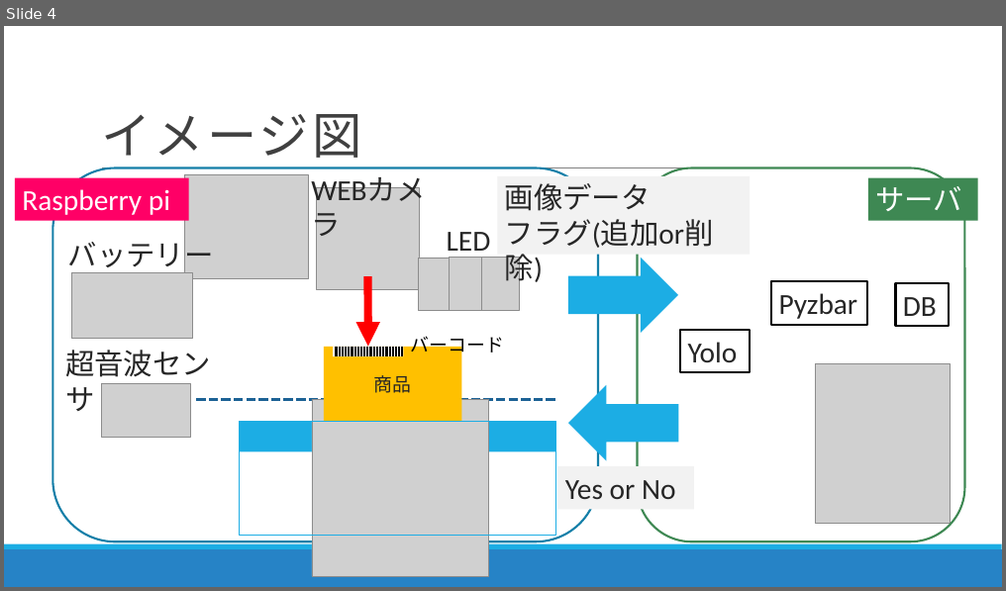
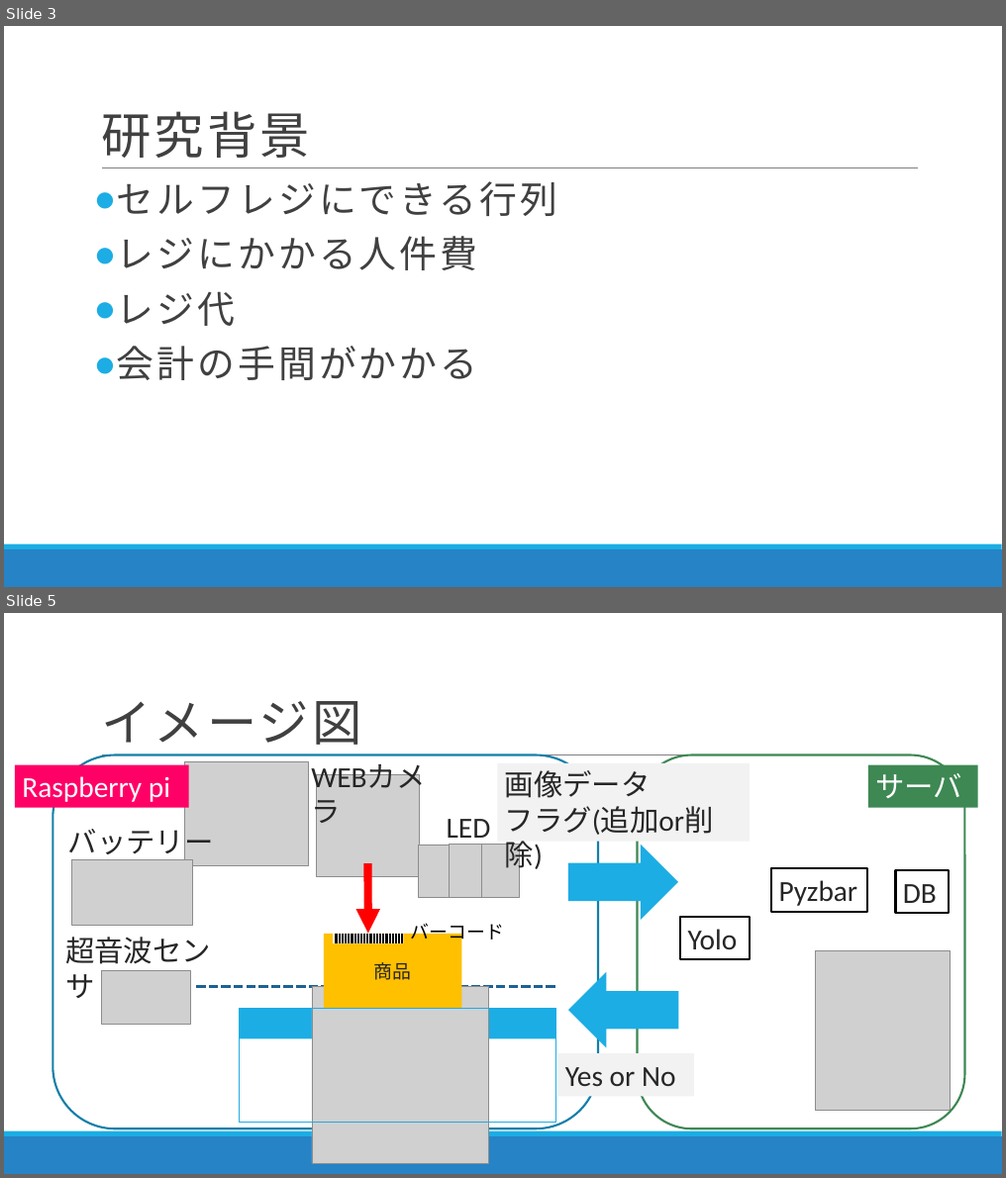
Before and after one commit to DJ956/YoloBarcodeReader, a slide deck: プレゼン/中間報告_danbara.pptx. Shown one above the other, each under a label of ours: slide 4 before the commit, slides 3 and 5 after it; the slides between them are not shown. The pictures are 1006x591 and 1006x1178 pixels, drawn with LibreOffice and Linux fonts; fonts in the diff are those of the drawing; grey boxes stand for pictures. Boxes give left, top, right and bottom in pixels: in the first picture for what was removed or moved away, otherwise in the second. Text is boxed around its words. In the diff, an @@ line names an element or a change of style, - is before the commit and + after.

```diff
--- a/プレゼン/中間報告_danbara.pptx
+++ b/プレゼン/中間報告_danbara.pptx
@@ slide 3 added at (4,26,1002,587), background #FFFFFF; not listed: 3 template elements that a slide beside it also shows @@
@@ title added at (101,111,310,158), 48 pt, text #404040 @@
+研究背景
@@ text added at (117,181,558,380), 36 pt, text #404040 @@
+● セルフレジにできる行列
+● レジにかかる人件費
+● レジ代
+● 会計の手間がかかる
@@ what was slide 4 is now slide 5 @@
```
Also in this commit, not shown: 3 slides changed, 6 other slides added, 3 slides removed, 1 other file.
